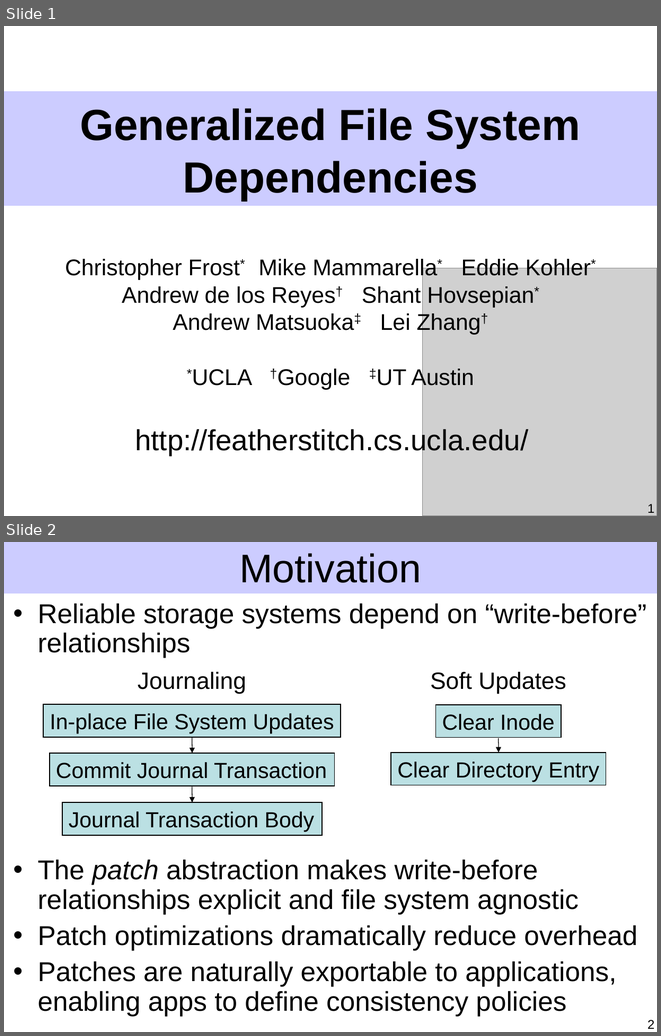
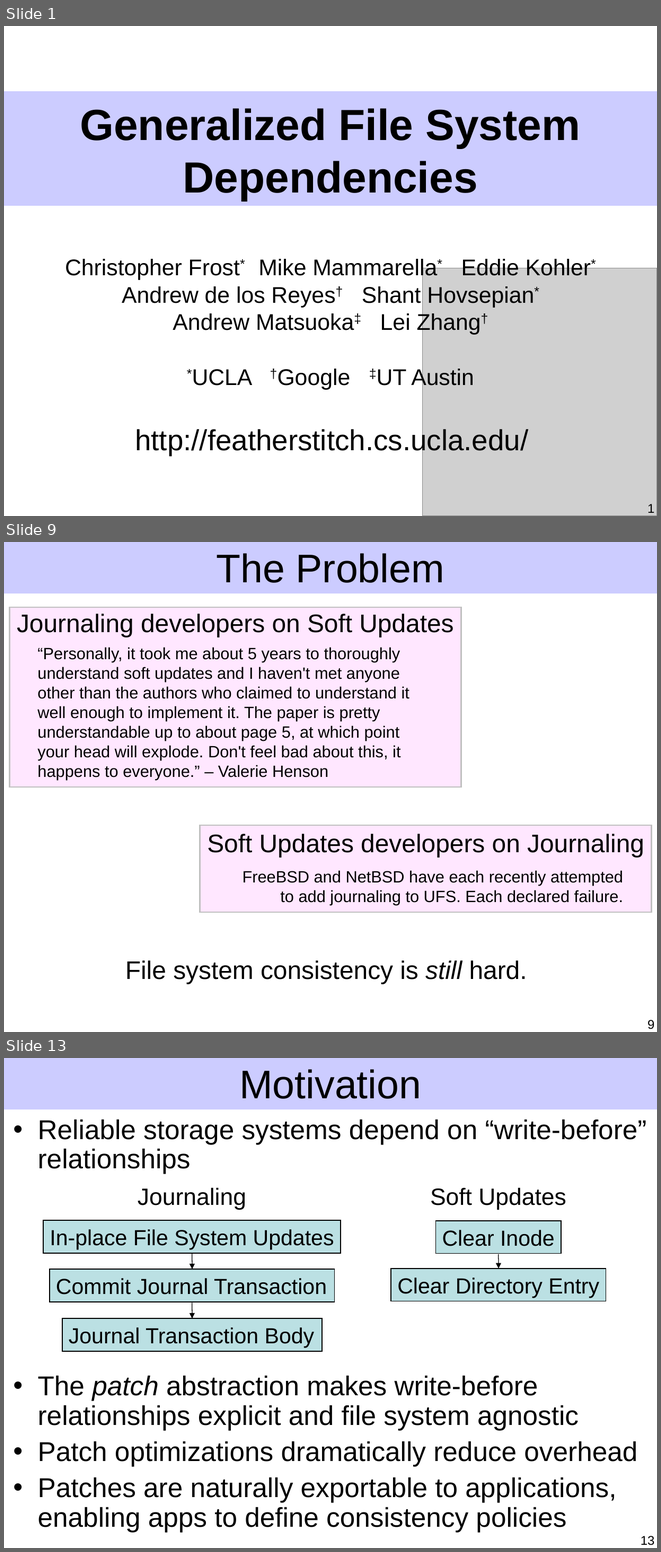
Before and after one commit to ucla-readable/fstitch-doc, a slide deck: sosp/pres.ppt. Shown one above the other, each under a label of ours: slides 1 and 2 before the commit, slides 1, 9 and 13 after it; the slides between them are not shown. The pictures are 661x1036 and 661x1552 pixels, drawn with LibreOffice and Linux fonts; fonts in the diff are those of the drawing; grey boxes stand for pictures. Boxes give left, top, right and bottom in pixels: in the first picture for what was removed or moved away, otherwise in the second. Text is boxed around its words. In the diff, an @@ line names an element or a change of style, - is before the commit and + after.

```diff
--- a/sosp/pres.ppt
+++ b/sosp/pres.ppt
@@ slide 9 added at bbox=[4, 542, 657, 1032], background #FFFFFF; not listed: 1 template element that a slide beside it also shows @@
@@ title added at bbox=[216, 553, 444, 583], 44 pt, text #000000 @@
+The Problem
@@ rectangle added at bbox=[9, 607, 461, 787], fill #FFE7FF, outline #C0C0C0 1.5 pt @@
@@ text added at bbox=[17, 614, 453, 637], 28 pt, text #000000 @@
+Journaling developers on Soft Updates
@@ text added at bbox=[37, 647, 409, 780], 18 pt, text #000000 @@
+“Personally, it took me about 5 years to thoroughly understand soft updates and I haven't met anyone other than the authors who claimed to understand it well enough to implement it. The paper is pretty understandable up to about page 5, at which point your head will explode. Don't feel bad about this, it happens to everyone.” – Valerie Henson
@@ rectangle added at bbox=[200, 824, 652, 911], fill #FFE7FF, outline #C0C0C0 1.5 pt @@
@@ text added at bbox=[207, 834, 644, 857], 28 pt, text #000000 @@
+Soft Updates developers on Journaling
@@ text added at bbox=[242, 870, 623, 905], 18 pt, text #000000 @@
+FreeBSD and NetBSD have each recently attempted to add journaling to UFS. Each declared failure.
@@ text added at bbox=[125, 960, 527, 983], 28 pt, text #000000 @@
+File system consistency is still hard.
@@ page number added at bbox=[647, 1020, 654, 1029], 14 pt, text #000000 @@
+9
@@ what was slide 2 is now slide 13 @@
@@ page number at bbox=[641, 1536, 655, 1545]: text changed @@
-2
+13
```
Also in this commit, not shown: 3 slides changed, 10 other slides added.
